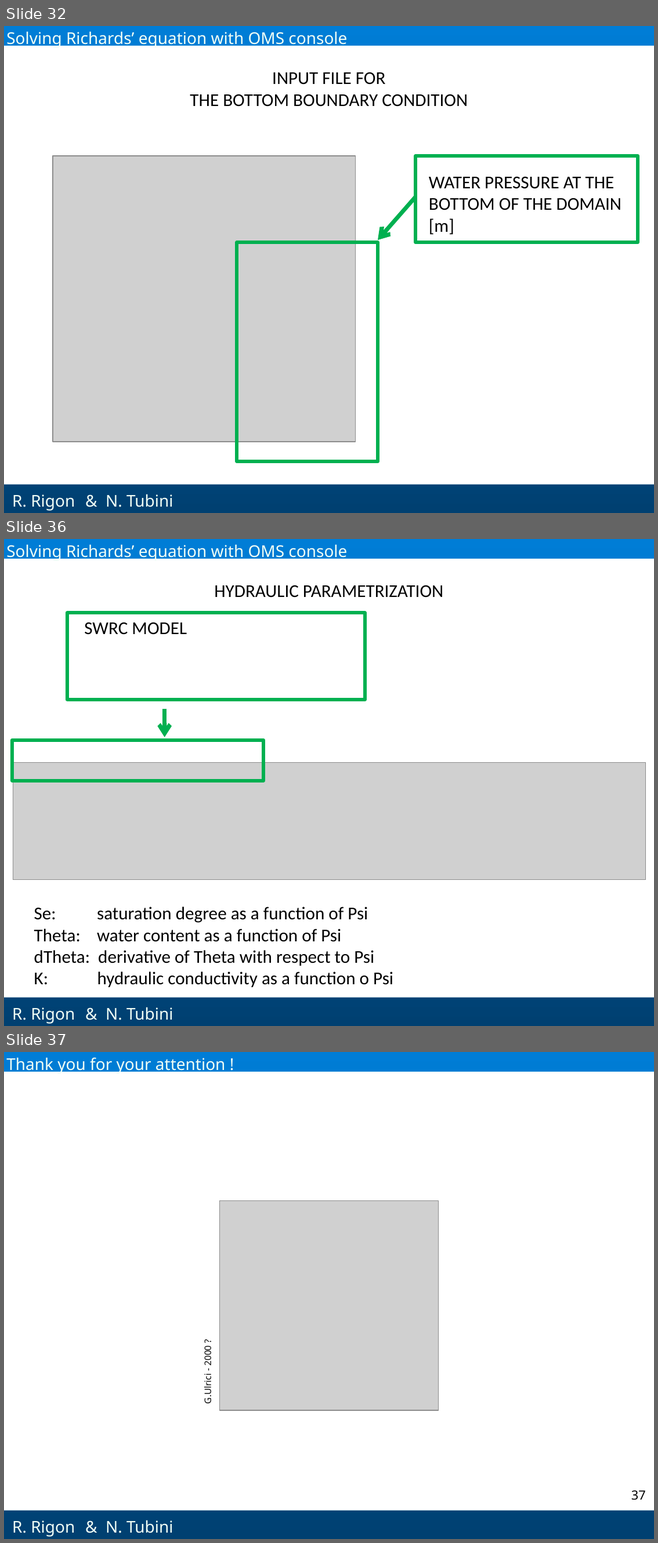
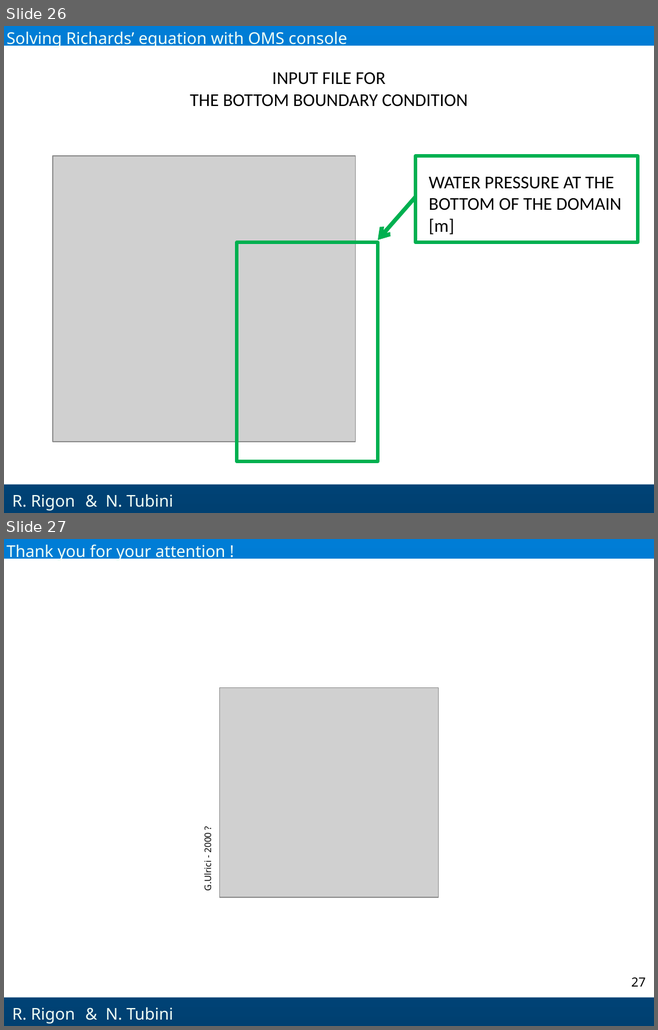
Before and after one commit to GEOframeOMSProjects/OMS_Project_Richards1D, a slide deck: Materials/Richards_English.pptx. Shown one above the other, each under a label of ours: slides 32, 36 and 37 before the commit, slides 26 and 27 after it; the slides between them are not shown. The pictures are 658x1543 and 658x1030 pixels, drawn with LibreOffice and Linux fonts; fonts in the diff are those of the drawing; grey boxes stand for pictures; background and template pictures are left out. Boxes give left, top, right and bottom in pixels: in the first picture for what was removed or moved away, otherwise in the second. Text is boxed around its words. In the diff, an @@ line names an element or a change of style, - is before the commit and + after.

```diff
--- a/Materials/Richards_English.pptx
+++ b/Materials/Richards_English.pptx
@@ slide 36 removed at (4,539,654,1026), background gradient #007DD6 to #004071; not listed: 2 template elements that a slide beside it also shows @@
@@ text removed at (6,544,347,561) @@
-Solving Richards’ equation with OMS console
@@ text removed at (214,585,443,598) @@
-HYDRAULIC PARAMETRIZATION
@@ rectangle removed at (67,613,365,700) @@
@@ text removed at (84,622,187,635) @@
-SWRC MODEL
@@ arrow removed from (165, 708) to (165, 737) @@
@@ rectangle removed at (12,740,263,781) @@
@@ picture removed at (13,762,645,880) @@
@@ text removed at (34,907,393,987) @@
-Se: saturation degree as a function of Psi
-Theta: water content as a function of Psi
-dTheta: derivative of Theta with respect to Psi
-K: hydraulic conductivity as a function o Psi
@@ text removed at (106,1007,173,1020) @@
-& N. Tubini
@@ what was slide 32 is now slide 26 @@
@@ what was slide 37 is now slide 27 @@
@@ page number at (631,977,645,987): text changed @@
-37
+27
```
Also in this commit, not shown: 3 slides changed, 9 other slides removed.
